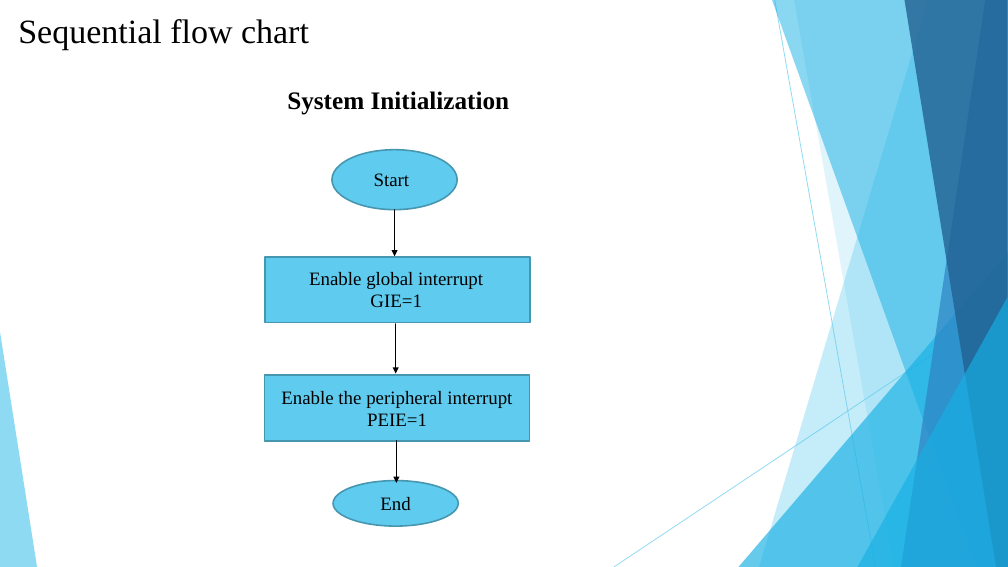
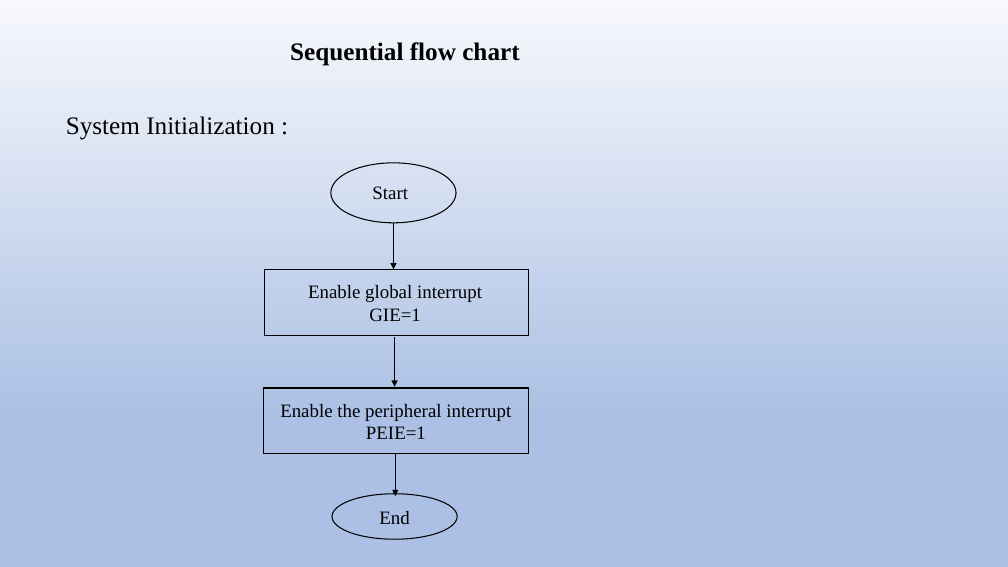
Before and after one commit to SKUP-BATCH4/TEAM-1_WIPER-AND-WASHER, a slide deck: slide 9 of WIPER_AND_WASHER10.pptx (slide 7 before the commit). Drawn at 1008x567 pixels with LibreOffice and Linux fonts; fonts in the diff are those of the drawing. Boxes give left, top, right and bottom in pixels: in the first picture for what was removed or moved away, otherwise in the second. Text is boxed around its words. In the diff, an @@ line names an element or a change of style, - is before the commit and + after.

```diff
--- a/WIPER_AND_WASHER10.pptx
+++ b/WIPER_AND_WASHER10.pptx
@@ background #FFFFFF to gradient #F6F8FC to #ABC0E4 to #C7D5ED @@
@@ title "Sequential flow chart": place and size @@
-title "Sequential flow chart" at [18, 19, 309, 50]
+title "Sequential flow chart" at [290, 42, 519, 66]
@@ title "Sequential flow chart" at [290, 42, 519, 66]: size 32.4 to 24 pt, bold on; line spacing 1 to 0.9; vertical alignment top to middle @@
@@ text at [66, 116, 275, 140]: text changed; bold off @@
-System Initialization
+System Initialization :
@@ arrow (393, 223) - (393, 269): stroke #000000 1.5 pt to #000000 1 pt @@
@@ fill #5FCBEF to none; outline #4696B1 1.5 pt to #000000 1 pt in 4 elements at [264, 388, 529, 454], [332, 494, 457, 539], [331, 163, 457, 222], [264, 270, 529, 336] @@
@@ group removed at [0, 0, 1008, 567]: 5 freeform shapes, 3 triangles, 2 lines @@
@@ arrow (395, 337) - (395, 387): stroke #000000 1.5 pt to #000000 1 pt @@
@@ 3 arrows, 2 rectangles, 2 ellipses, 2 texts: place and size @@
-3 arrows, 2 rectangles, 2 ellipses, 2 texts at [265, 150, 530, 526]
+3 arrows, 2 rectangles, 2 ellipses, 2 texts at [264, 163, 529, 539]
@@ arrow (395, 454) - (395, 496): stroke #000000 1.5 pt to #000000 1 pt @@
```
Also in this commit, not shown: 12 other slides changed, 3 slides added.
